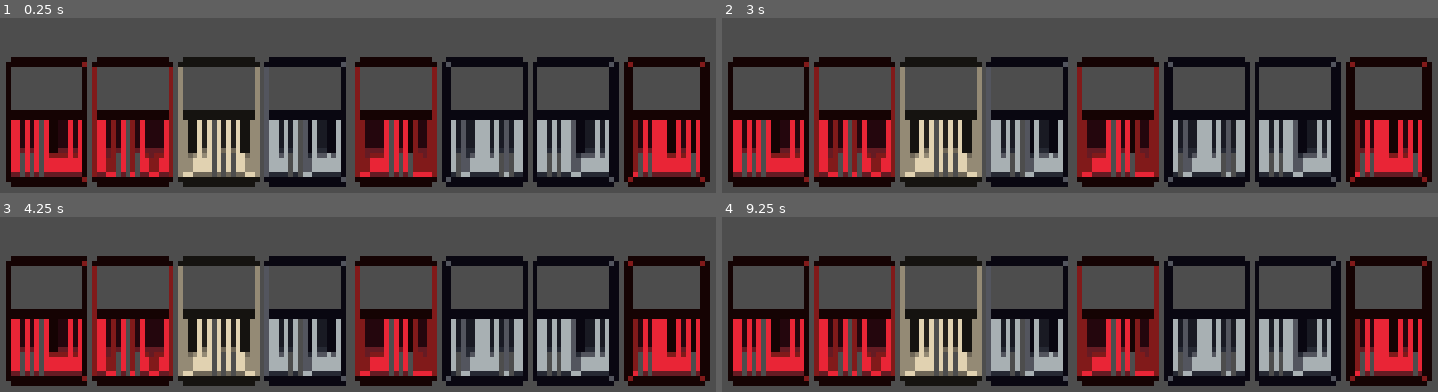
Above: before the commit, frames 1-4 (two rows, left to right).
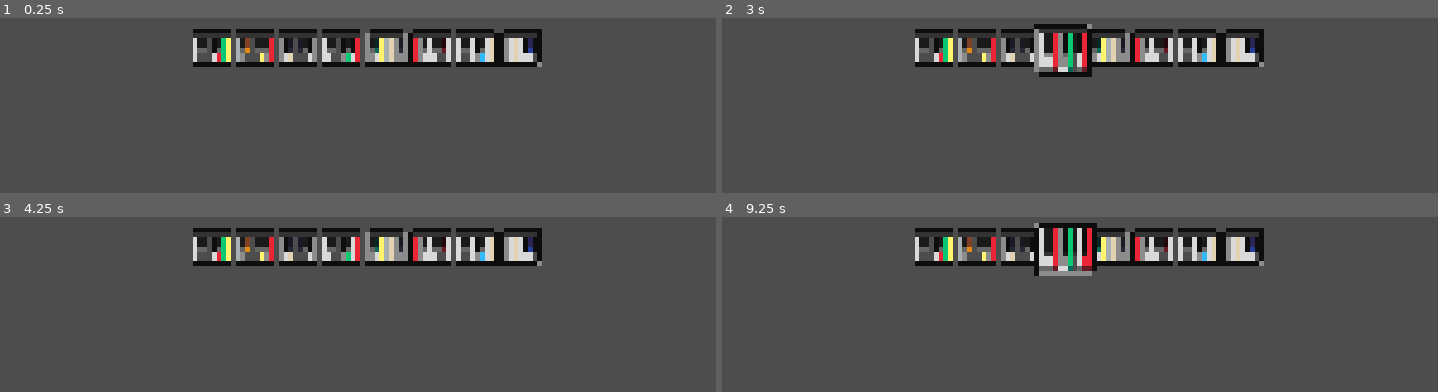
Above: after the commit, the same moments.

Repository: TobyD02/piano-roguelike
Game: Godot game, scene res://Scenes/TestLevels/test_level.tscn
Two runs of this game, one before a commit and one after it. Both use one fixed random seed, a clock stepped at 60 frames per second and the inputs below. The project has no main scene, so this scene is started directly.
Inputs (mouse positions are in pixels of both pictures, inside the frame that each line leads up to):
- Up to frame 1 (0.25 s): no input
- Up to frame 2 (3 s): tap Enter at 0.5, 2 s; move the mouse to (outside the picture) at 0.52 s; tap Space at 1.25, 2.75 s; move the mouse to (outside the picture) at 1.27 s; move the mouse to (outside the picture) at 2.02 s; move the mouse to (1058, 65) at 2.77 s
- Up to frame 3 (4.25 s): tap Enter at 3.5 s; move the mouse to (615, 243) at 3.52 s
- Up to frame 4 (9.25 s): tap Space at 4.25 s; move the mouse to (outside the picture) at 4.27 s; move the mouse to (outside the picture) at 5.02 s; move the mouse to (outside the picture) at 5.77 s; move the mouse to (outside the picture) at 6.52 s; move the mouse to (outside the picture) at 7.27 s; move the mouse to (outside the picture) at 8.02 s; move the mouse to (1058, 264) at 8.77 s

The runs differ from the first frame. In frame 1, 50% of the frame differs, in the area x 0-100%, y 6-97%; in frame 2, 51%; in frame 3, 50%; in frame 4, 51%, in the area x 0-100%, y 3-97%.

Commit message:
updated card background, added hand manager

Diff:
--- a/Scenes/Card/card.gd
+++ b/Scenes/Card/card.gd
@@ -1,6 +1,7 @@
 class_name Card extends Node2D
 
 @export var card_note_controller: CardNoteController
+@export var default_color: Note.NoteColorEnum = Note.NoteColorEnum.WHITE
 
 func _ready():
 	# Example of setting cmaj7 chord
@@ -10,6 +11,8 @@
 		#Note.NoteEnum.NOTE_G,
 		#Note.NoteEnum.NOTE_B,
 	#])
+	default_z_index = z_index
+	card_note_controller.set_full_card_color(default_color)
 	_generate_random()
 
 func _generate_random():
@@ -23,17 +26,13 @@
 		select_notes.append(notes[choice])
 		notes.remove_at(choice)
 
-	var select_color: Note.NoteColorEnum = cols[randi_range(0, len(cols) - 1)]
+	card_note_controller.set_notes_pressed(select_notes)
+	for note in notes:
+		if randi_range(0, 10) > 6:
+			var select_color: Note.NoteColorEnum = cols[randi_range(0, len(cols) - 1)]
+			card_note_controller.set_notes_color([note], select_color)
 
-	print(notes)
-	print(select_notes)
-	print(select_color)
-
-	card_note_controller.set_notes_pressed(select_notes)
-	card_note_controller.set_card_color(select_color)
-
-
-
+	#
 #var note_idx = 0
 #var col_idx = 0
 #var count: float = 0.0
@@ -41,7 +40,7 @@
 #
 #func _process(delta: float):
 	#count += delta
-	#if count >= count_max:
+	#if count > count_max:
 		#card_note_controller.set_notes_pressed([Note.NoteEnum.values()[note_idx % len(Note.NoteEnum.values())]])
 		#count = 0
 		#note_idx +=1
@@ -53,7 +52,21 @@
 		#if col_idx >= len(Note.NoteColorEnum.values()):
 			#col_idx = 0
 			#
-		#card_note_controller.set_card_color(Note.NoteColorEnum.values()[col_idx])
-	#
-	#
-	#
+		#card_note_controller.set_full_card_color(Note.NoteColorEnum.values()[col_idx])
+
+func _process(delta: float):
+	if is_hovered:
+		z_index = 100
+		var tween = get_tree().create_tween()
+		tween.tween_property(self, "scale", default_scale * 1.5, 0.25)
+	else:
+		var tween = get_tree().create_tween()
+		tween.tween_property(self, "scale", default_scale, 0.25)
+		z_index = default_z_index
+
+var default_scale: Vector2 = Vector2.ONE
+var is_hovered: bool = false
+var default_z_index: int
+
+func set_hovered(_hovered: bool):
+	is_hovered = _hovered
--- a/Scenes/Card/card.tscn
+++ b/Scenes/Card/card.tscn
@@ -3,8 +3,11 @@
 [ext_resource type="Script" uid="uid://gdbgi87ssy0y" path="res://Scenes/Card/card.gd" id="1_r5dc4"]
 [ext_resource type="PackedScene" uid="uid://cx8tjobbt4dmn" path="res://Scenes/Note/note.tscn" id="3_ac5pp"]
 [ext_resource type="Script" uid="uid://cmp2qmn3cgnhv" path="res://Scenes/Card/card_note_controller.gd" id="4_c0g18"]
-[ext_resource type="Texture2D" uid="uid://bjsvr3xdseg47" path="res://Assets/Pixel Piano 1.0/card_backgrounds/yellow_card_background.png" id="4_yw1pg"]
+[ext_resource type="Texture2D" uid="uid://664vgncp062c" path="res://Assets/Pixel Piano 1.0/card_backgrounds/blue_card_background.png" id="5_yw1pg"]
 [ext_resource type="Texture2D" uid="uid://de5elx58l4wtp" path="res://Assets/Pixel Piano 1.0/Felt/Felt1.png" id="6_c26c2"]
+
+[sub_resource type="RectangleShape2D" id="RectangleShape2D_rfjxr"]
+size = Vector2(40, 36)
 
 [node name="Card" type="Node2D" unique_id=187950168 node_paths=PackedStringArray("card_note_controller")]
 script = ExtResource("1_r5dc4")
@@ -13,49 +16,55 @@
 [node name="CardNoteController" type="Node2D" parent="." unique_id=842438995]
 script = ExtResource("4_c0g18")
 editor_keys_pressed = Array[int]([7, 0, 4])
-color = 6
+color = 0
 
 [node name="NoteC" parent="CardNoteController" unique_id=375133897 instance=ExtResource("3_ac5pp")]
-position = Vector2(-15, 13)
+position = Vector2(-15, 1)
 
 [node name="NoteD" parent="CardNoteController" unique_id=1819757794 instance=ExtResource("3_ac5pp")]
-position = Vector2(-10, 13)
+position = Vector2(-10, 1)
 
 [node name="NoteE" parent="CardNoteController" unique_id=1462005201 instance=ExtResource("3_ac5pp")]
-position = Vector2(-5, 13)
+position = Vector2(-5, 1)
 
 [node name="NoteF" parent="CardNoteController" unique_id=1297675691 instance=ExtResource("3_ac5pp")]
-position = Vector2(0, 13)
+position = Vector2(0, 1)
 
 [node name="NoteG" parent="CardNoteController" unique_id=1331967845 instance=ExtResource("3_ac5pp")]
-position = Vector2(5, 13)
+position = Vector2(5, 1)
 
 [node name="NoteA" parent="CardNoteController" unique_id=1667028676 instance=ExtResource("3_ac5pp")]
-position = Vector2(10, 13)
+position = Vector2(10, 1)
 
 [node name="NoteB" parent="CardNoteController" unique_id=1287530397 instance=ExtResource("3_ac5pp")]
-position = Vector2(15, 13)
+position = Vector2(15, 1)
 
 [node name="NoteC#" parent="CardNoteController" unique_id=1597722472 instance=ExtResource("3_ac5pp")]
-position = Vector2(-12.5, 13)
+position = Vector2(-12.5, 1)
 
 [node name="NoteD#" parent="CardNoteController" unique_id=401805490 instance=ExtResource("3_ac5pp")]
-position = Vector2(-7.5, 13)
+position = Vector2(-7.5, 1)
 
 [node name="NoteF#" parent="CardNoteController" unique_id=722202969 instance=ExtResource("3_ac5pp")]
-position = Vector2(2.5, 13)
+position = Vector2(2.5, 1)
 
 [node name="NoteG#" parent="CardNoteController" unique_id=1809585859 instance=ExtResource("3_ac5pp")]
-position = Vector2(7.5, 13)
+position = Vector2(7.5, 1)
 
 [node name="NoteA#" parent="CardNoteController" unique_id=786406668 instance=ExtResource("3_ac5pp")]
-position = Vector2(12.5, 13)
-
-[node name="CardBackground" type="Sprite2D" parent="CardNoteController" unique_id=1188970181]
-texture = ExtResource("4_yw1pg")
+position = Vector2(12.5, 1)
 
 [node name="Felt" type="Sprite2D" parent="CardNoteController" unique_id=1753616912]
-position = Vector2(0, -1)
+position = Vector2(0, -13.5)
+scale = Vector2(1, 1.5)
 texture = ExtResource("6_c26c2")
 region_enabled = true
 region_rect = Rect2(70, 0, 34, 2)
+
+[node name="CardBackground" type="Sprite2D" parent="CardNoteController" unique_id=1188970181]
+texture = ExtResource("5_yw1pg")
+
+[node name="Area2D" type="Area2D" parent="." unique_id=1621170496]
+
+[node name="CollisionShape2D" type="CollisionShape2D" parent="Area2D" unique_id=795095337]
+shape = SubResource("RectangleShape2D_rfjxr")
--- a/Scenes/Card/card_note_controller.gd
+++ b/Scenes/Card/card_note_controller.gd
@@ -3,7 +3,7 @@
 
 @export_tool_button("Update Card") var editor_update_card_btn = _editor_update_card
 @export var editor_keys_pressed: Array[Note.NoteEnum] = []
-@export var color: Note.NoteColorEnum = Note.NoteColorEnum.OLD
+@export var color: Note.NoteColorEnum = Note.NoteColorEnum.WHITE
 
 var card_background: Sprite2D
 
@@ -81,7 +81,11 @@
 		var is_pressed = note in _notes
 		notes_to_nodes[note].set_is_pressed(is_pressed)
 
-func set_card_color(_color: Note.NoteColorEnum):
+func set_notes_color(_notes: Array[Note.NoteEnum], _color: Note.NoteColorEnum):
+	for note in _notes:
+		notes_to_nodes[note].set_note_color(_color)
+
+func set_full_card_color(_color: Note.NoteColorEnum):
 	color = _color
 	for note in notes_to_nodes:
 		notes_to_nodes[note].set_note_color(color)
--- /dev/null
+++ b/Scenes/HandManager/hand_manager.gd
@@ -0,0 +1,32 @@
+class_name HandManager extends Node2D
+
+var selected_card: Card = null
+var hovered_card: Card = null
+
+var mouse_area: Area2D
+
+func _ready():
+	mouse_area = get_node("Area2D")
+
+func _physics_process(_delta):
+	mouse_area.global_position = get_global_mouse_position()
+
+	var overlaps = mouse_area.get_overlapping_areas()
+
+	var top_card: Card = null
+	var highest_z := -INF
+
+	for area in overlaps:
+		var card := area.get_parent() as Card
+		if card.z_index > highest_z:
+			highest_z = card.z_index
+			top_card = card
+
+	if top_card != hovered_card:
+		if hovered_card:
+			hovered_card.set_hovered(false)
+
+		hovered_card = top_card
+
+		if hovered_card:
+			hovered_card.set_hovered(true)
--- /dev/null
+++ b/Scenes/HandManager/hand_manager.tscn
@@ -0,0 +1,17 @@
+[gd_scene format=3 uid="uid://br3blcrjigjon"]
+
+[ext_resource type="Script" uid="uid://bqi6c0a5ta6xy" path="res://Scenes/HandManager/hand_manager.gd" id="1_s7b4y"]
+
+[sub_resource type="CircleShape2D" id="CircleShape2D_rfjxr"]
+radius = 1.0
+
+[node name="HandManager" type="Node2D" unique_id=1948066415]
+script = ExtResource("1_s7b4y")
+
+[node name="Area2D" type="Area2D" parent="." unique_id=155581641]
+
+[node name="CollisionShape2D" type="CollisionShape2D" parent="Area2D" unique_id=152008301]
+shape = SubResource("CircleShape2D_rfjxr")
+
+[connection signal="area_entered" from="Area2D" to="." method="_on_area_2d_area_entered"]
+[connection signal="area_exited" from="Area2D" to="." method="_on_area_2d_area_exited"]
--- a/Scenes/TestLevels/test_level.tscn
+++ b/Scenes/TestLevels/test_level.tscn
@@ -1,8 +1,12 @@
 [gd_scene format=3 uid="uid://bcxddi2rdv2p5"]
 
 [ext_resource type="PackedScene" uid="uid://cx8oj0134s8tk" path="res://Scenes/Card/card.tscn" id="1_y5y2p"]
+[ext_resource type="PackedScene" uid="uid://br3blcrjigjon" path="res://Scenes/HandManager/hand_manager.tscn" id="2_j2gud"]
 
 [node name="TestLevel" type="Node2D" unique_id=725978861]
+
+[node name="HandManager" parent="." unique_id=1948066415 instance=ExtResource("2_j2gud")]
+position = Vector2(-158, 70)
 
 [node name="Card" parent="." unique_id=187950168 instance=ExtResource("1_y5y2p")]
 position = Vector2(-158, 70)
@@ -29,4 +33,4 @@
 position = Vector2(139, 70)
 
 [node name="Camera2D" type="Camera2D" parent="." unique_id=1128773373]
-zoom = Vector2(10, 10)
+zoom = Vector2(5, 5)
Binary file changed: Assets/Pixel Piano 1.0/card_backgrounds/blue_card_background.png
Binary file changed: Assets/Pixel Piano 1.0/card_backgrounds/gray_card_background.png
Binary file changed: Assets/Pixel Piano 1.0/card_backgrounds/green_card_background.png
Binary file changed: Assets/Pixel Piano 1.0/card_backgrounds/old_card_background.png
Binary file changed: Assets/Pixel Piano 1.0/card_backgrounds/red_card_background.png
Binary file changed: Assets/Pixel Piano 1.0/card_backgrounds/white_card_background.png
Binary file changed: Assets/Pixel Piano 1.0/card_backgrounds/yellow_card_background.png
Not shown, added: Scenes/HandManager/hand_manager.gd.uid
